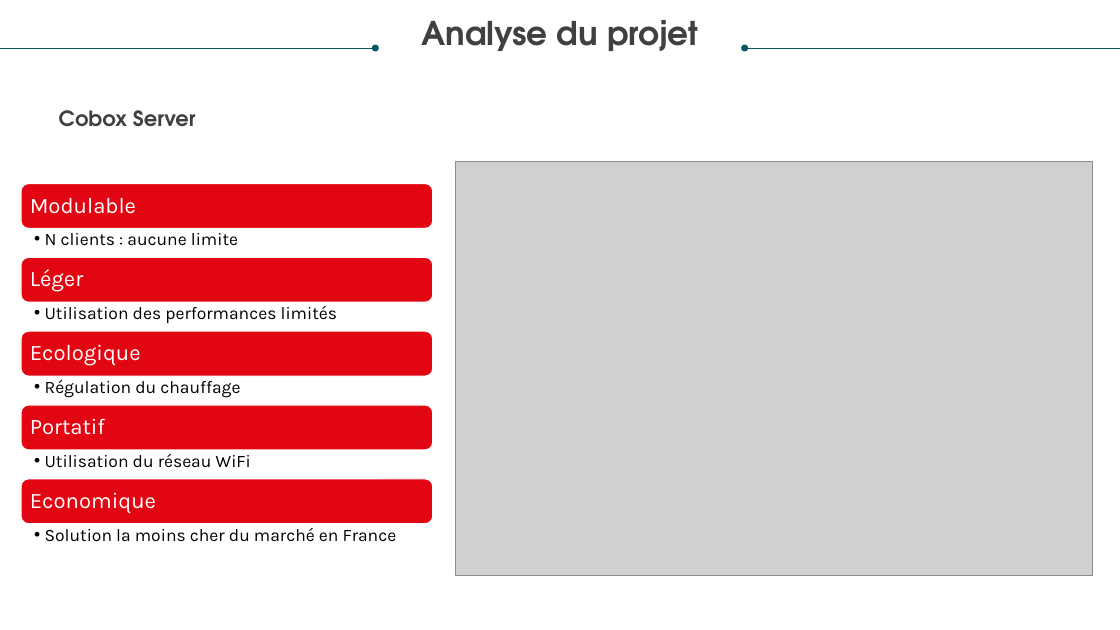
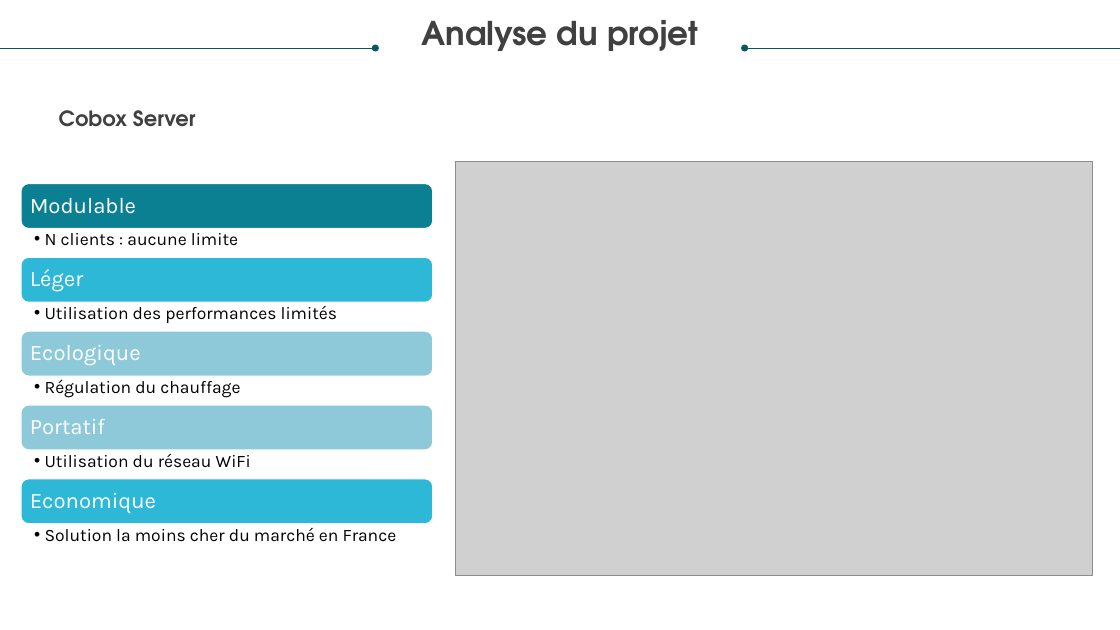
Before and after one commit to hackersoft13/Cobox, a slide deck: slide 10 of Doc/Cobox.pptx (slide 9 before the commit). Drawn at 1120x630 pixels with LibreOffice and Linux fonts; fonts in the diff are those of the drawing; grey boxes stand for pictures. Boxes give left, top, right and bottom in pixels: in the first picture for what was removed or moved away, otherwise in the second. Text is boxed around its words. In the diff, an @@ line names an element or a change of style, - is before the commit and + after.

```diff
--- a/Doc/Cobox.pptx
+++ b/Doc/Cobox.pptx
@@ rounded rectangle at [21,183,433,228]: fill #E20613 to #0D8193 @@
@@ rounded rectangle at [21,257,433,302]: fill #E20613 to #2EB8D6 @@
@@ rounded rectangle at [21,331,433,376]: fill #E20613 to #8FCADA @@
@@ rounded rectangle at [21,405,433,450]: fill #E20613 to #8FCADA @@
@@ rounded rectangle at [21,479,433,523]: fill #E20613 to #2EB8D6 @@
```
Also in this commit, not shown: 2 other slides changed, 2 slides added.
